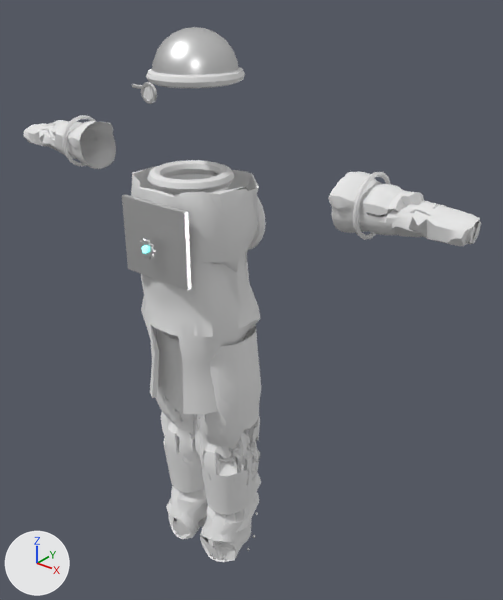
Two versions of the glTF model assets/characters/gear_bridgewright_ranger.glb, one commit apart.
Rendered twice from a 50 mm camera at (1.447, -1.512, 2.035) aimed at (0.11, 0.159, 0.999). Lighting does not change. The marker at lower left points along +X, +Y and +Z. The first picture is the older version. Vertices at exactly the same position are counted once.

Names of what the first picture shows: 'bw_body', 'bw_feet', 'bw_hands', 'bw_head', 'bw_legs' and 1 more.
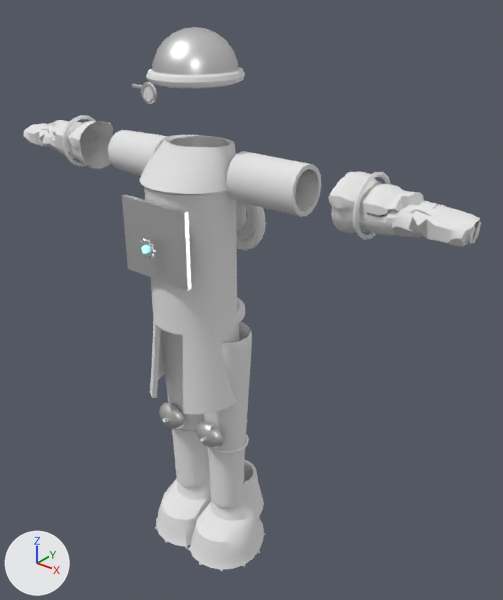
Boxes [x1, y1, x2, y2] around the edits, measured in the pictures (503 x 600 px; the box of a moved part takes in the faces that stretch with it):
'bw_body', reshaped (48% wider, 12% taller)
    before: [122, 160, 266, 414]
    after: [108, 130, 321, 414]
'bw_legs', reshaped
    before: [151, 325, 261, 514]
    after: [159, 297, 252, 509]
'bw_feet', reshaped
    before: [166, 472, 261, 562]
    after: [155, 458, 266, 572]
part 1 of me_bw_body, added
    after: [227, 151, 321, 217]
part 2 of me_bw_body, added
    after: [108, 130, 168, 176]
part 3 of me_bw_body, moved or reshaped
    before: [131, 166, 261, 364]
    after: [140, 135, 240, 364]
part 4 of me_bw_legs, rebuilt (27% narrower)
    before: [195, 325, 261, 514]
    after: [204, 322, 252, 509]
part 5 of me_bw_legs, rebuilt
    before: [151, 328, 205, 493]
    after: [161, 329, 208, 488]
part 6 of me_bw_legs, added
    after: [196, 421, 223, 449]
part 7 of me_bw_legs, added
    after: [159, 403, 185, 429]
part 8 of me_bw_legs, added
    after: [209, 434, 249, 454]
part 9 of me_bw_legs, added (mostly hidden)
    after: [171, 428, 196, 435]
part 10 of me_bw_legs, deleted (mostly hidden)
    before: [218, 458, 234, 462]
part 11 of me_bw_feet, moved or reshaped
    before: [166, 472, 261, 562]
    after: [156, 458, 264, 569]

Patch to the scene script:
```diff
--- a/assets/characters/gear_bridgewright_ranger.glb.py
+++ b/assets/characters/gear_bridgewright_ranger.glb.py
@@ me_bw_body @@
 # used by ob_bw_body; location = (0.0, 0.0, 0.0)
-me_bw_body.from_pydata(...)  # 1532 vertices, 3056 faces; spans x -0.207..0.207, y -0.168..0.255, z 0.688..1.467
+me_bw_body.from_pydata(...)  # 1928 vertices, 3904 faces; spans x -0.384..0.384, y -0.168..0.255, z 0.688..1.552
+# me_bw_body part 1: a new loose piece of 128 vertices spanning x 0.15..0.384, y -0.012..0.145, z 1.382..1.535, in mat_dye_coat__shown (white #e7e7e7)
+# me_bw_body part 2: a new loose piece of 128 vertices spanning x -0.384..-0.15, y -0.012..0.139, z 1.382..1.534, in mat_dye_coat__shown (white #e7e7e7)
+# me_bw_body part 3: 366 vertices moved from x -0.207..0.207, y -0.165..0.192, z 0.948..1.445 to x -0.14..0.14, y -0.144..0.136, z 0.969..1.43; 81 vertices removed from x -0.203..0.203, y -0.157..0.191, z 0.97..1.448; 221 vertices added at x -0.156..0.156, y -0.156..0.151, z 0.97..1.552
 me_bw_body.materials.append(mat_dye_coat__shown)
@@ me_bw_legs @@
 # used by ob_bw_legs; location = (0.0, 0.0, 0.0)
-me_bw_legs.from_pydata(...)  # 3856 vertices, 7712 faces; spans x -0.21..0.21, y -0.094..0.18, z 0.197..0.99
+me_bw_legs.from_pydata(...)  # 4186 vertices, 8320 faces; spans x -0.187..0.187, y -0.098..0.18, z 0.202..0.99
+# me_bw_legs part 4: the loose piece of 1760 vertices spanning x -0.026..0.21, y -0.09..0.179, z 0.197..0.933 is rebuilt with 1760 vertices and now spans x 0.004..0.187, y -0.052..0.124, z 0.202..0.927
+# me_bw_legs part 5: the loose piece of 1760 vertices spanning x -0.21..0.026, y -0.09..0.179, z 0.197..0.933 is rebuilt with 1760 vertices and now spans x -0.187..-0.004, y -0.052..0.124, z 0.202..0.927
+# me_bw_legs part 6: a new loose piece of 121 vertices spanning x 0.031..0.151, y -0.083..-0.048, z 0.5..0.6, in mat_iron__shown (white #e7e7e7)
+# me_bw_legs part 7: a new loose piece of 121 vertices spanning x -0.151..-0.031, y -0.083..-0.048, z 0.5..0.6, in mat_iron__shown (white #e7e7e7)
+# me_bw_legs part 8: a new loose piece of 100 vertices spanning x 0.006..0.176, y -0.043..0.115, z 0.474..0.487, in mat_dye_accent__shown (white #e7e7e7)
+# me_bw_legs part 9: a new loose piece of 100 vertices spanning x -0.176..-0.006, y -0.043..0.115, z 0.474..0.487, in mat_dye_accent__shown (white #e7e7e7)
+# me_bw_legs part 10: the loose piece of 90 vertices spanning x 0.015..0.166, y -0.041..0.113, z 0.437..0.449 is deleted
+# other edits to the shape of me_bw_legs do not show in these pictures
 me_bw_legs.materials.append(mat_dye_coat__shown)
@@ me_bw_legs @@
 me_bw_legs.materials.append(mat_leather__shown)
+me_bw_legs.materials.append(mat_iron__shown)  # white #e7e7e7
+me_bw_legs.materials.append(mat_dye_trim__shown)  # white #e7e7e7
@@ me_bw_feet @@
 # used by ob_bw_feet; location = (0.0, 0.0, 0.0)
-me_bw_feet.from_pydata(...)  # 1200 vertices, 2320 faces; spans x -0.189..0.189, y -0.077..0.222, z -0.029..0.302
+me_bw_feet.from_pydata(...)  # 1200 vertices, 2320 faces; spans x -0.231..0.231, y -0.131..0.209, z -0.008..0.3
+# me_bw_feet part 11: 794 of 1200 vertices moved; they spanned x -0.181..0.181, y -0.077..0.178, z -0.029..0.302 and now span x -0.231..0.231, y -0.125..0.203, z 0.0..0.3; mean shift (0.0, -0.003, 0.002); largest move (0.09, -0.053, -0.027) -> (0.091, -0.116, 0.02)
+# other edits to the shape of me_bw_feet do not show in these pictures
 me_bw_feet.materials.append(mat_dye_coat__shown)
```
